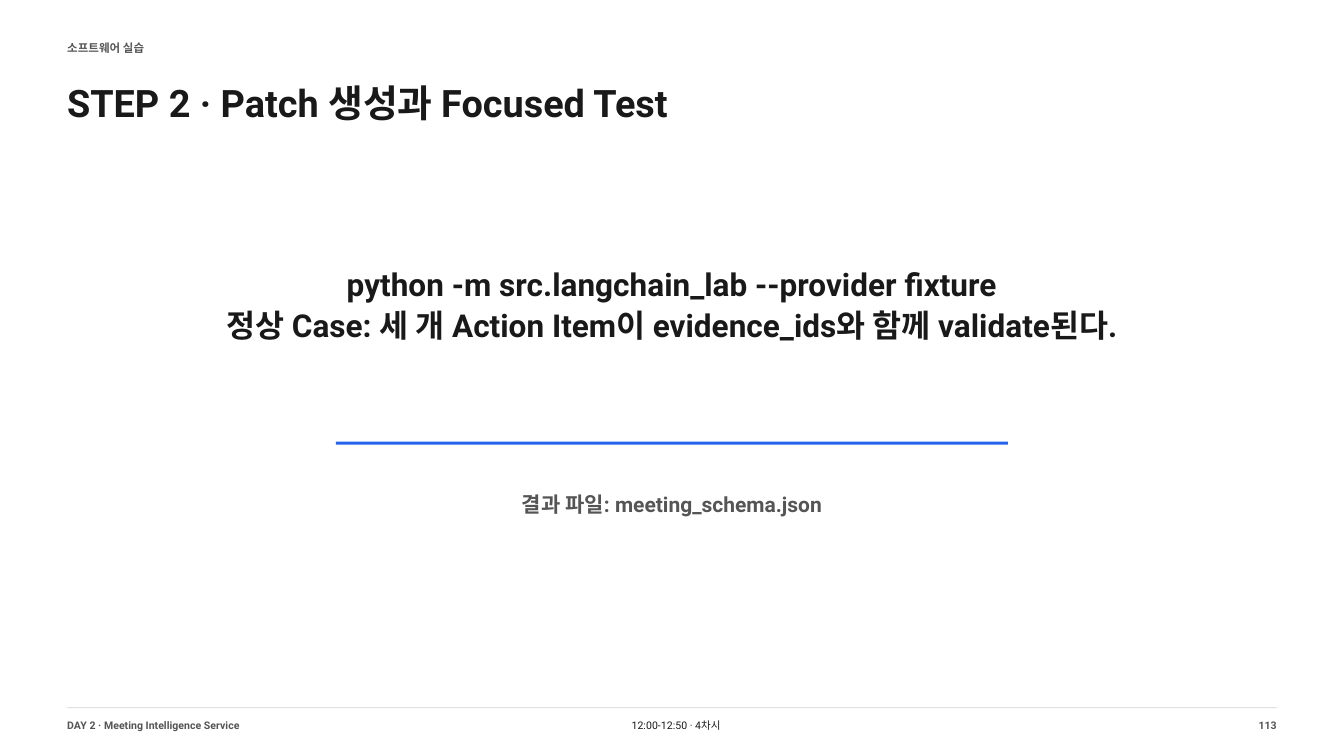
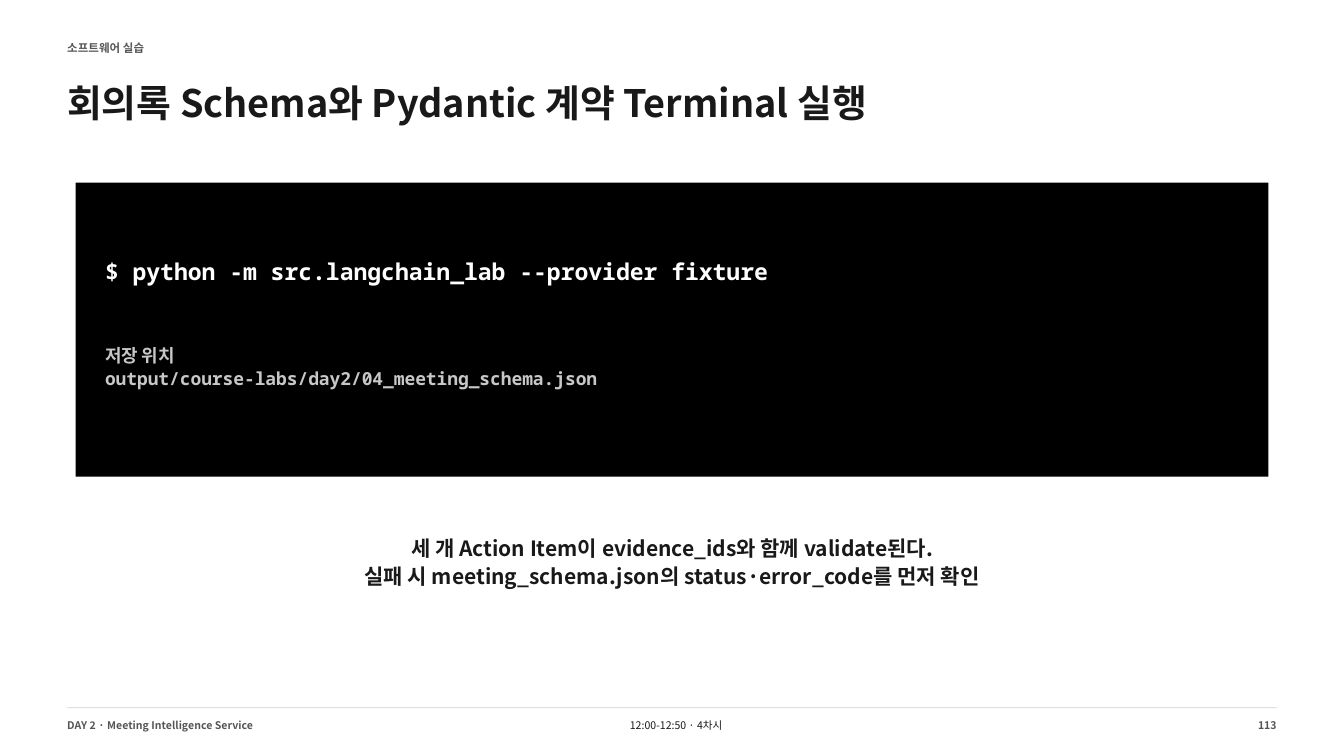
Before and after one commit to smilesjcha/llm-agent-and-workflow-automation, a slide deck: slide 113 of slides/IPA_LLM_Agent_업무자동화_Day2_DRAFT_240p.pptx. Drawn at 1344x756 pixels with LibreOffice and Linux fonts; fonts in the diff are those of the drawing. Boxes give left, top, right and bottom in pixels: in the first picture for what was removed or moved away, otherwise in the second. Text is boxed around its words. In the diff, an @@ line names an element or a change of style, - is before the commit and + after.

```diff
--- a/slides/IPA_LLM_Agent_업무자동화_Day2_DRAFT_240p.pptx
+++ b/slides/IPA_LLM_Agent_업무자동화_Day2_DRAFT_240p.pptx
@@ text at <box>67,85,867,126</box>: text changed; font Roboto to Noto Sans CJK KR @@
-STEP 2 · Patch 생성과 Focused Test
+회의록 Schema와 Pydantic 계약 Terminal 실행
@@ rectangle added at <box>76,182,1268,477</box>, fill #000000 @@
@@ text at <box>133,262,768,286</box>: text changed; size 22.5 to 16.5 pt; font Roboto to Noto Sans Mono; text colour #191919 to #FFFFFF @@
-python -m src.langchain_lab --provider fixture
-정상 Case: 세 개 Action Item이 evidence_ids와 함께 validate된다.
+$ python -m src.langchain_lab --provider fixture
@@ text at <box>105,347,597,390</box>: text changed; size 15 to 12.8 pt; font Roboto to Noto Sans Mono; text colour #555555 to #C7C7C7 @@
-결과 파일: meeting_schema.json
+저장 위치
+output/course-labs/day2/04_meeting_schema.json
@@ line removed from (336, 444) to (1008, 444) @@
@@ text added at <box>364,538,980,589</box>, 15 pt, text #191919, bold @@
+세 개 Action Item이 evidence_ids와 함께 validate된다.
+실패 시 meeting_schema.json의 status·error_code를 먼저 확인
@@ font Roboto to Noto Sans CJK KR in 3 elements at <box>67,720,253,732</box>, <box>630,720,722,730</box>, <box>1258,721,1277,729</box> @@
```
Also in this commit, not shown: 213 other slides changed, 26 slides added, 26 slides removed, 13 other files.
